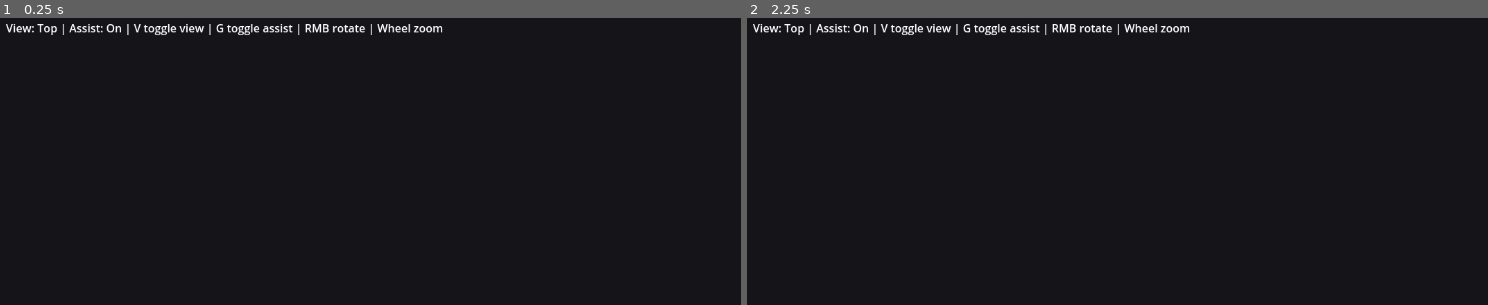
Above: before the commit, frames 1-2 (left to right).
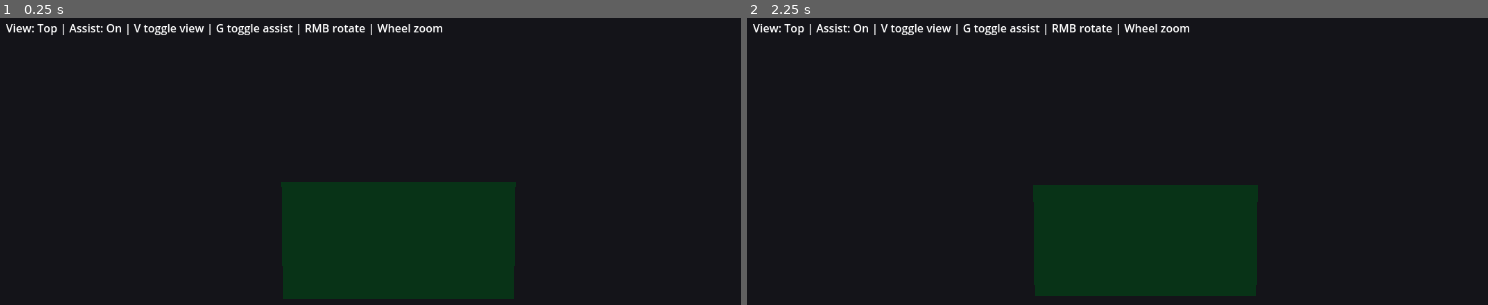
Above: after the commit, the same moments.

Repository: zhawei98213/pool8Ball
Game: Godot game, scene res://scenes/Main.tscn
The game is run twice, just before and just after one commit, with the same random seed, the same clock (stepped at 60 frames per second) and the same inputs.
Inputs (mouse positions are in pixels of both pictures, inside the frame that each line leads up to):
- Up to frame 1 (0.25 s): no input
- Up to frame 2 (2.25 s): tap Enter at 0.5 s; move the mouse to (1324, 216) at 0.52 s; hold B (place_mode) 0.53-1.25 s; click (1324, 216) at 0.67 s; tap R (reset_balls) at 1.25, 2 s; drag from (984, 259) to (outside the picture) at 1.27 s; move the mouse to (1228, 138) at 2.02 s; hold Mouse wheel down (zoom_out) from 2.03 s (still down); click (1228, 138) at 2.17 s

The runs differ from the first frame. In frame 1, 13% of the frame differs, in the area x 37-70%, y 57-98%; in frame 2, 12%.
Error before the commit: Parse Error: Expected new line after "\". (res://scripts/CameraOrbit.gd:54)

Commit message:
Fix stray escape in CameraOrbit

Diff:
--- a/scripts/CameraOrbit.gd
+++ b/scripts/CameraOrbit.gd
@@ -52,7 +52,7 @@
 	return _camera
 
 func is_top_down() -> bool:
-\treturn _top_down
+	return _top_down
 
 func _toggle_view() -> void:
 	_top_down = !_top_down
